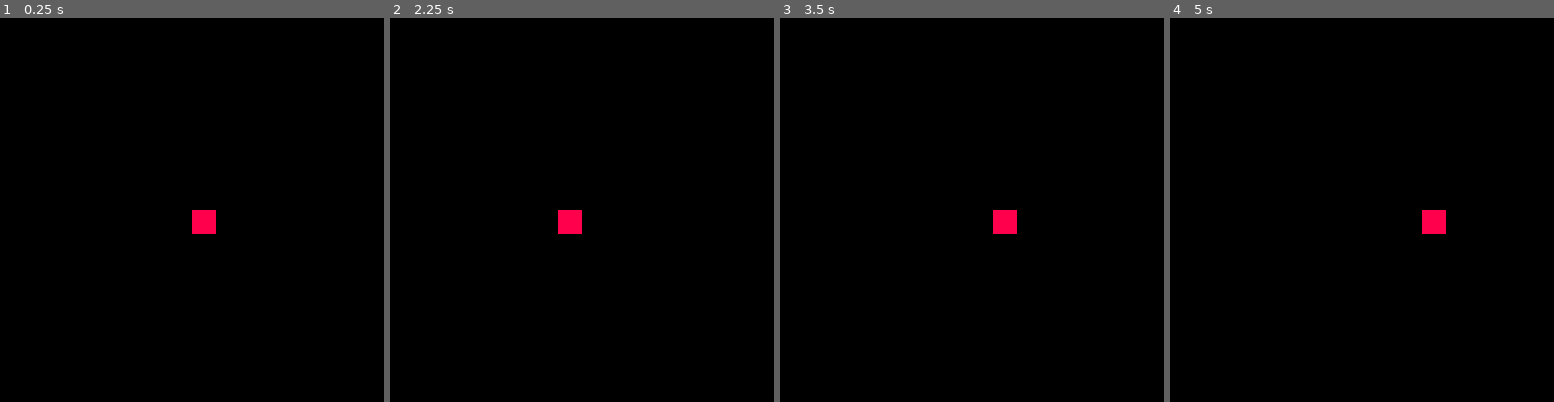
Above: before the commit, frames 1-4 (left to right).
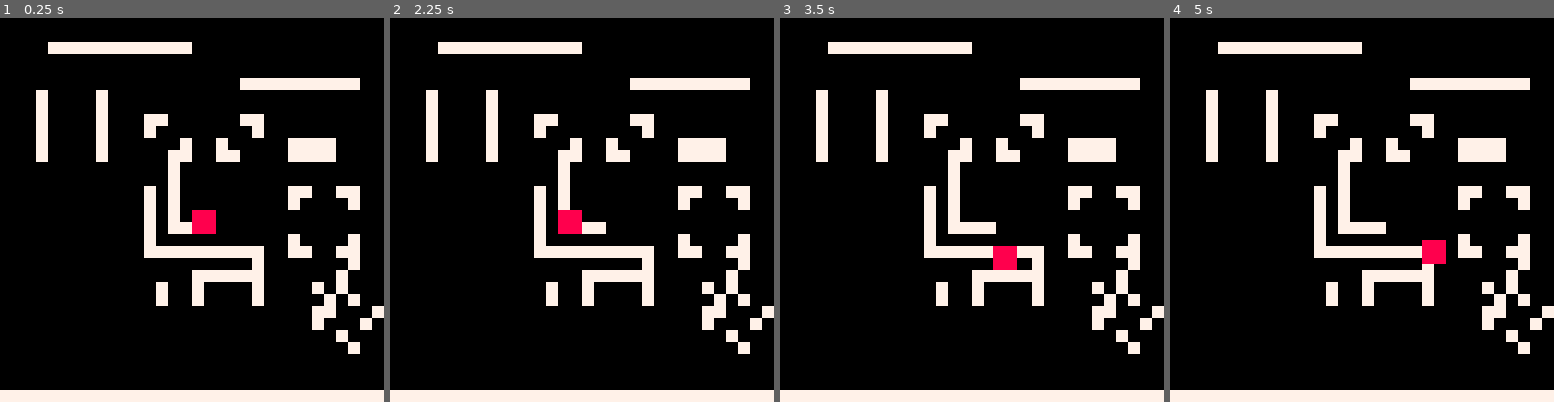
Above: after the commit, the same moments.

Repository: Niarkou/Open-jam-2018
Game: PICO-8 cartridge Open jam 2018.p8
Two runs of this game, one before a commit and one after it. Both use one fixed random seed, a clock stepped at 60 frames per second and the inputs below.
Inputs:
- Up to frame 1 (0.25 s): no input
- Up to frame 2 (2.25 s): hold Left from 1.97 s (still down)
- Up to frame 3 (3.5 s): release Left at 2.37 s; hold Down 2.42-2.82 s; hold Right from 2.87 s (still down)
- Up to frame 4 (5 s): release Right at 3.53 s; hold Up 3.58-4.08 s; hold Right 4.13-4.53 s; hold Down from 4.58 s (still down)

The runs differ from the first frame. In frame 1, 14% of the frame differs, in the area x 0-100%, y 6-100%; in frame 2, 14%; in frame 3, 15%; in frame 4, 15%.

Commit message:
player moves (x and y axis)

Diff:
--- a/Open jam 2018.p8
+++ b/Open jam 2018.p8
@@ -7,7 +7,7 @@
 --
 
 function _init()
-    player = {x = 64, y = 64}
+    player = {x = 64, y = 64, spd = 1, dir = true}
 end
 
 function _update()
@@ -25,9 +25,15 @@
 
 function update_player()
     if btn(0) then
-        player.x -= 1
+        player.dir = false
+        player.x -= player.spd
     elseif btn(1) then
-        player.x += 1
+        player.dir = true
+        player.x += player.spd
+    elseif btn(2) then
+        player.y -= player.spd
+    elseif btn(3) then
+        player.y += player.spd
     end
 end
 
@@ -37,6 +43,7 @@
 
 function draw_world()
     cls(0)
+    map(0, 0, 0, 0, 16, 16)
 end
 
 function draw_player()
@@ -62,3 +69,20 @@
 __gff__
 000f0f01020408030c0a050d0e0b070906000000000000000000000000000000000000000000000000000000000000000000000000000000000000000000000000000000000000000000000000000000000000000000000000000000000000000000000000000000000000000000000000000000000000000000000000000000
 0000000000000000000000000000000000000000000000000000000000000000000000000000000000000000000000000000000000000000000000000000000000000000000000000000000000000000000000000000000000000000000000000000000000000000000000000000000000000000000000000000000000000000
+__map__
+0000000000000000000000000000000000000000000000000000000000000000000000000000000000000000000000000000000000000000000000000000000000000000000000000000000000000000000000000000000000000000000000000000000000000000000000000000000000000000000000000000000000000000
+0000070707070707000000000000000000000000000000000000000000000000000000000000000000000000000000000000000000000000000000000000000000000000000000000000000000000000000000000000000000000000000000000000000000000000000000000000000000000000000000000000000000000000
+0000000000000000000008080808080000000000000000000000000000000000000000000000000000000000000000000000000000000000000000000000000000000000000000000000000000000000000000000000000000000000000000000000000000000000000000000000000000000000000000000000000000000000
+000900000a000000000000000000000000000000000000000000000000000000000000000000000000000000000000000000000000000000000000000000000000000000000000000000000000000000000000000000000000000000000000000000000000000000000000000000000000000000000000000000000000000000
+000900000a000e0000000d000000000000000000000000000000000000000000000000000000000000000000000000000000000000000000000000000000000000000000000000000000000000000000000000000000000000000000000000000000000000000000000000000000000000000000000000000000000000000000
+000900000a00000c000b00000202000000000000000000000000000000000000000000000000000000000000000000000000000000000000000000000000000000000000000000000000000000000000000000000000000000000000000000000000000000000000000000000000000000000000000000000000000000000000
+000000000000000a000000000000000000000000000000000000000000000000000000000000000000000000000000000000000000000000000000000000000000000000000000000000000000000000000000000000000000000000000000000000000000000000000000000000000000000000000000000000000000000000
+0000000000000a0a000000000e000d0000000000000000000000000000000000000000000000000000000000000000000000000000000000000000000000000000000000000000000000000000000000000000000000000000000000000000000000000000000000000000000000000000000000000000000000000000000000
+0000000000000a0b080000000000000000000000000000000000000000000000000000000000000000000000000000000000000000000000000000000000000000000000000000000000000000000000000000000000000000000000000000000000000000000000000000000000000000000000000000000000000000000000
+0000000000000b08080808000b000c0000000000000000000000000000000000000000000000000000000000000000000000000000000000000000000000000000000000000000000000000000000000000000000000000000000000000000000000000000000000000000000000000000000000000000000000000000000000
+000000000000000008080c000000100000000000000000000000000000000000000000000000000000000000000000000000000000000000000000000000000000000000000000000000000000000000000000000000000000000000000000000000000000000000000000000000000000000000000000000000000000000000
+00000000000009000a000900000f0f0000000000000000000000000000000000000000000000000000000000000000000000000000000000000000000000000000000000000000000000000000000000000000000000000000000000000000000000000000000000000000000000000000000000000000000000000000000000
+000000000000000000000000000e001000000000000000000000000000000000000000000000000000000000000000000000000000000000000000000000000000000000000000000000000000000000000000000000000000000000000000000000000000000000000000000000000000000000000000000000000000000000
+00000000000000000000000000000f0000000000000000000000000000000000000000000000000000000000000000000000000000000000000000000000000000000000000000000000000000000000000000000000000000000000000000000000000000000000000000000000000000000000000000000000000000000000
+0000000000000000000000000000000000000000000000000000000000000000000000000000000000000000000000000000000000000000000000000000000000000000000000000000000000000000000000000000000000000000000000000000000000000000000000000000000000000000000000000000000000000000
+0808080808080808080808080808080800000000000000000000000000000000000000000000000000000000000000000000000000000000000000000000000000000000000000000000000000000000000000000000000000000000000000000000000000000000000000000000000000000000000000000000000000000000
